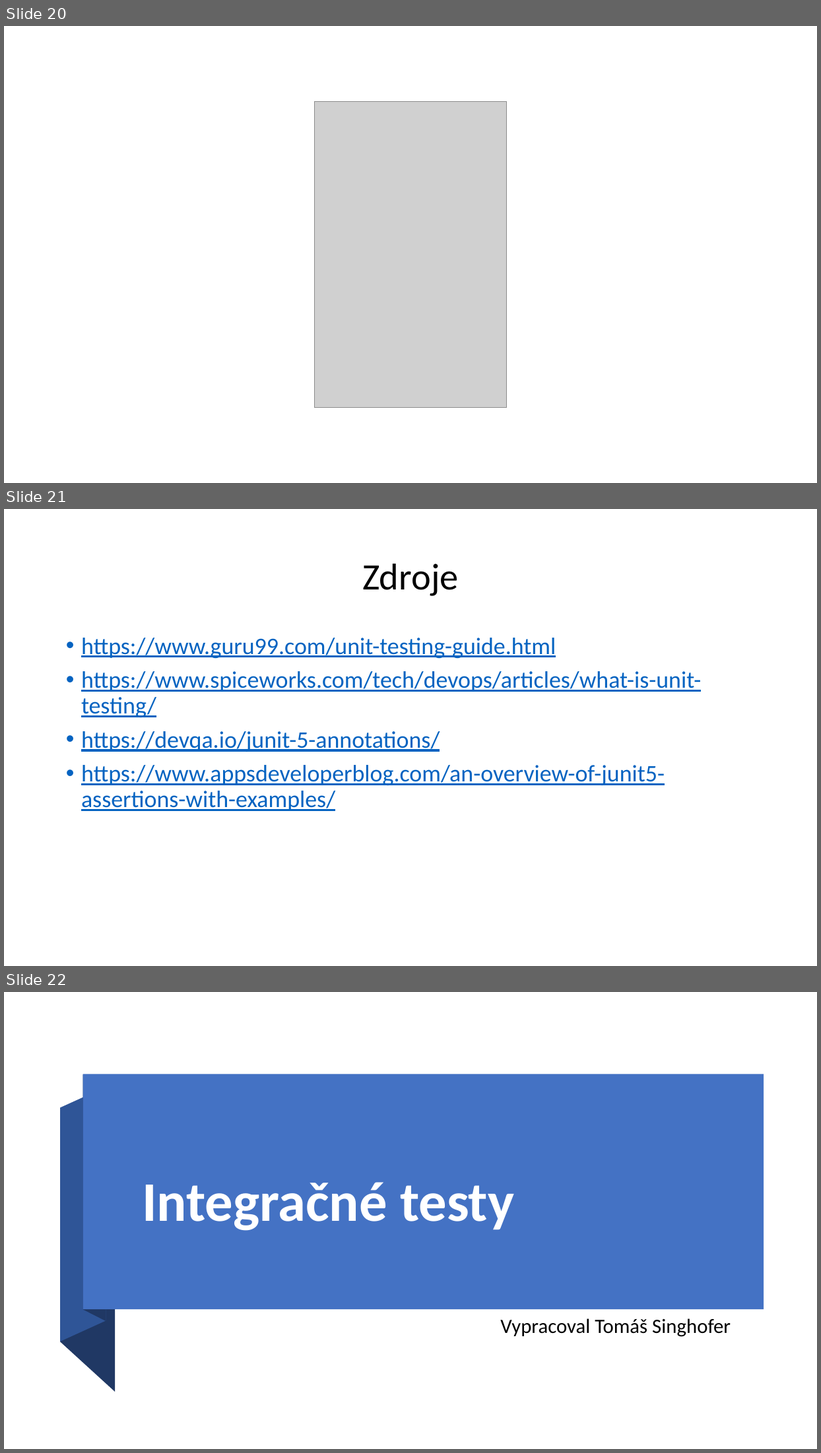
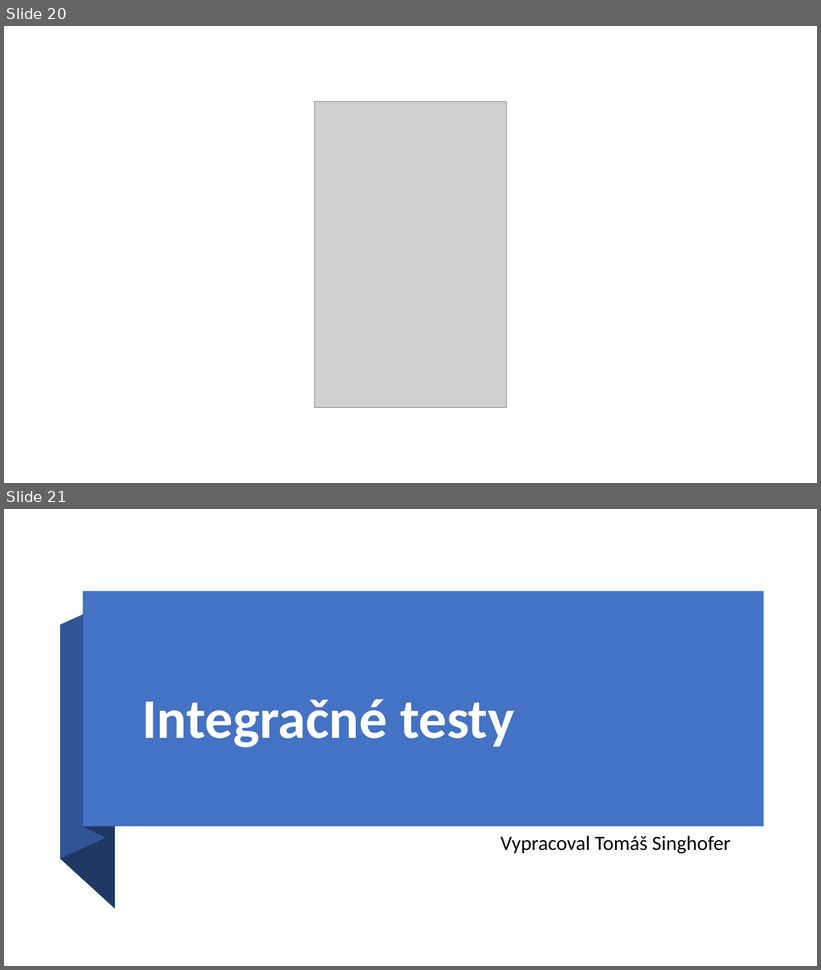
Before and after one commit to j-puszter/testovanie, a slide deck: Automatizované testovanie.pptx. Shown one above the other, each under a label of ours: slides 20, 21 and 22 before the commit, slides 20 and 21 after it. The pictures are 821x1453 and 821x970 pixels, drawn with LibreOffice and Linux fonts; fonts in the diff are those of the drawing; grey boxes stand for pictures. Boxes give left, top, right and bottom in pixels: in the first picture for what was removed or moved away, otherwise in the second. Text is boxed around its words. In the diff, an @@ line names an element or a change of style, - is before the commit and + after.

```diff
--- a/Automatizované testovanie.pptx
+++ b/Automatizované testovanie.pptx
@@ slide 21 removed at (4, 509, 817, 966), background #FFFFFF @@
@@ title removed at (362, 563, 459, 596) @@
-Zdroje
@@ text removed at (81, 638, 701, 811) @@
-• https://www.guru99.com/unit-testing-guide.html
-• https://www.spiceworks.com/tech/devops/articles/what-is-unit-testing/
-• https://devqa.io/junit-5-annotations/
-• https://www.appsdeveloperblog.com/an-overview-of-junit5-assertions-with-examples/
@@ what was slide 22 is now slide 21 @@
```
Also in this commit, not shown: 1 slide changed.
